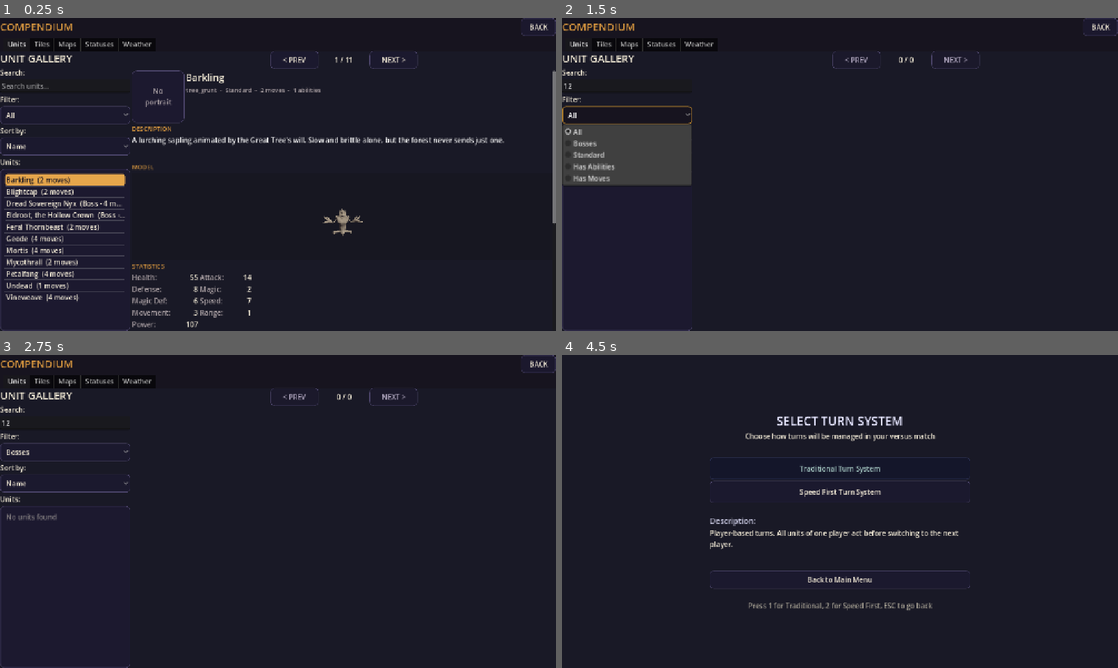
Above: before the commit, frames 1-4 (two rows, left to right).
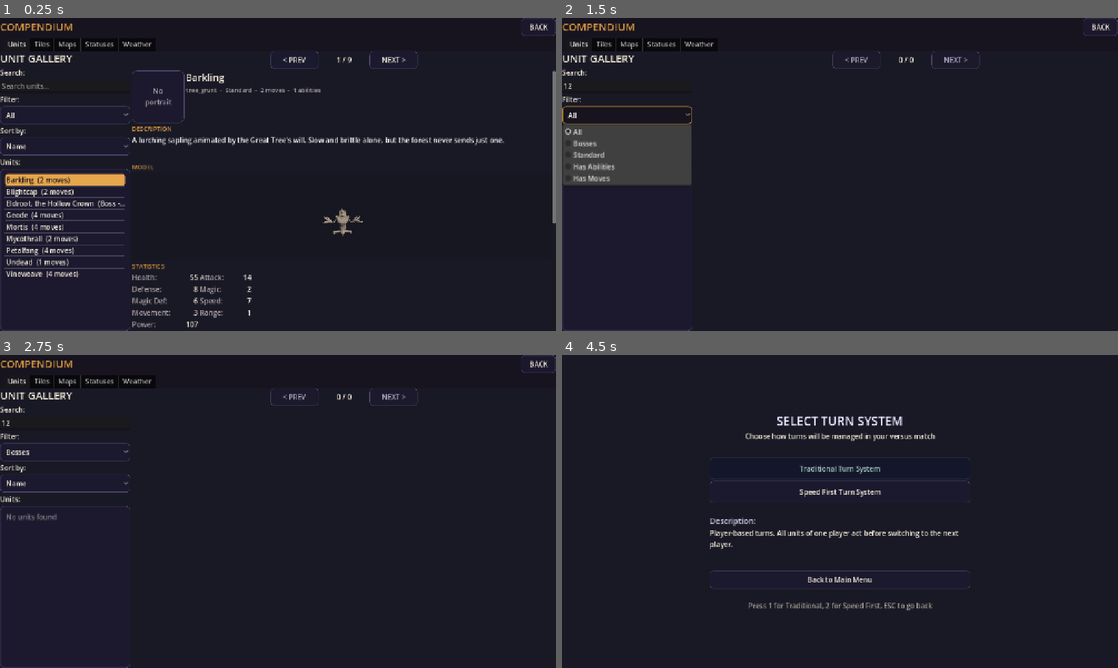
Above: after the commit, the same moments.

Repository: K-ennethA/Conquest
Game: Godot game, scene res://menus/Compendium.tscn
Same seed, same stepped clock (60 frames per second), same inputs: the game is played once before the commit and once after it. This scene is started directly instead of the project's main scene.
Inputs (mouse positions are in pixels of both pictures, inside the frame that each line leads up to):
- Up to frame 1 (0.25 s): no input
- Up to frame 2 (1.5 s): click (628, 86) at 0.52 s; type "12" at 0.6 s; click "All" at 1.25 s
- Up to frame 3 (2.75 s): click "Name" at 2 s
- Up to frame 4 (4.5 s): click "Bosses" at 2.75 s; click "BACK" at 3.5 s; click "Single Player" at 4.25 s

The runs differ from the first frame. In frame 1, 1.8% of the frame differs, in the area x 0-64%, y 12-91%; in frame 2, less than 0.1%; in frame 3, less than 0.1%; in frame 4, less than 0.1%.

Commit message:
feat(combat): two-mode moves (Prism Bulwark); drop fake/duplicate units
MOVE MODES -- a move can now change what it targets AND what it does based on the caster's
state. MoveResource gains an optional alt mode (alt_requires_status / alt_blocked_by_status
/ alt_targeting / alt_effects / alt_display_name) plus targeting_for(caster),
effects_for(caster) and display_name_for(caster). Leave alt_requires_status empty and a
move has exactly one mode, so every existing move resolves exactly as before.

The design keeps the blast radius small: can_target(), can_aim_at() and
effective_max_range() ALREADY receive the caster, so resolving the mode inside them gives
the targeting UI, the AI and the executor correct behaviour for free. Only the few places
that read move.targeting/.effects directly needed touching -- MoveExecutor (resolve +
apply), MoveContext (target gathering), and the player's aim/preview/eligibility paths.

PRISM BULWARK is now the two-mode move it should have been:
- Self-cast guard: takes half damage for 2 turns and stores every hit it absorbs.
- While the guard is up the release is BLOCKED (alt_blocked_by_status = prism_guard), so
  the first cast is always the guard.
- Once the guard drops and charges are stored, it arms as an ENEMY-targeted release of the
  stored damage ("Prism Bulwark: Reprisal"), reverting on its own when the charges expire.
Cooldown dropped 3 -> 2 so the release is actually reachable the turn it arms.

REMOVED FAKE / DUPLICATE UNITS:
- Dread Sovereign Nyx -- a test unit on a box mesh; its boss_model.tscn went with it
  (nothing else used it).
- Feral Thornbeast -- a duplicate of Petalfang. The arena's neutral camp now fields a
  plain petalfang, which is what it always visually was.
Both dropped from CharacterLibrary.KNOWN_IDS; thornbeast also removed from Character
Select's exclude list since the unit no longer exists.

Also: corrected the SpawnHazardEffect doc comment -- Forest Barrage is enemies-only
(affiliation ENEMY), NOT indiscriminate. The data was right, the comment was wrong.

Gate: import clean, GUT 604/607 (the 3 are the known collaborative-lobby failures) with 6
new move-mode tests covering guard -> armed -> revert and single-mode moves being
untouched, MainMenu boots clean.

Co-Authored-By: Claude Opus 4.8 <noreply@anthropic.com>

Diff:
--- a/game/arena/ArenaRoundBuilder.gd
+++ b/game/arena/ArenaRoundBuilder.gd
@@ -23,8 +23,9 @@
 ## Unit.take_damage), never counts toward the round win/loss (Player.is_neutral, honored
 ## in GameWorldManager's arena round-end), and rewards whoever lands the killing blow.
 const NEUTRAL_PLAYER_ID: int = 2
-## The showcase creature the camp fields (see game/characters/roster/feral_thornbeast.tres).
-const CAMP_CHARACTER_ID := "feral_thornbeast"
+## The creature the neutral camp fields -- a plain petalfang (the old feral_thornbeast was
+## a duplicate of it, so the camp just uses the real unit).
+const CAMP_CHARACTER_ID := "petalfang"
 ## The buff the killer receives, set on each camp unit's Unit.kill_reward at spawn.
 const CAMP_REWARD_PATH := "res://game/combat/status/empowered.tres"
 ## Units in the camp (task: 1-2). A small pack in the middle reads as a side objective.
--- a/game/characters/CharacterLibrary.gd
+++ b/game/characters/CharacterLibrary.gd
@@ -22,8 +22,6 @@
 	&"tree_grunt",
 	&"mycothrall",
 	&"eldroot",
-	&"feral_thornbeast",
-	&"dread_sovereign_nyx",
 ]
 
 ## id (StringName) -> CharacterResource. Shared across all callers for the
--- a/game/characters/models/boss_model.tscn
+++ /dev/null
@@ -1,19 +0,0 @@
-[gd_scene load_steps=3 format=3]
-
-[sub_resource type="StandardMaterial3D" id="StandardMaterial3D_boss"]
-albedo_color = Color(0.16, 0.1, 0.16, 1)
-metallic = 0.3
-roughness = 0.4
-emission_enabled = true
-emission = Color(0.5, 0.05, 0.1, 1)
-emission_energy_multiplier = 0.6
-
-[sub_resource type="BoxMesh" id="BoxMesh_boss"]
-material = SubResource("StandardMaterial3D_boss")
-size = Vector3(1.4, 2.6, 1.4)
-
-[node name="BossModel" type="Node3D"]
-
-[node name="MeshInstance3D" type="MeshInstance3D" parent="."]
-transform = Transform3D(1, 0, 0, 0, 1, 0, 0, 0, 1, 0, 1.3, 0)
-mesh = SubResource("BoxMesh_boss")
--- a/game/characters/roster/dread_sovereign_nyx.tres
+++ /dev/null
@@ -1,120 +0,0 @@
-[gd_resource type="Resource" script_class="CharacterResource" format=3]
-
-[ext_resource type="PackedScene" path="res://game/characters/models/boss_model.tscn" id="1_p5rp6"]
-[ext_resource type="Script" path="res://game/combat/MoveResource.gd" id="2_4mnfx"]
-[ext_resource type="Script" path="res://game/combat/effects/MoveEffect.gd" id="3_0j0u0"]
-[ext_resource type="Script" path="res://game/combat/effects/DamageEffect.gd" id="4_hfa04"]
-[ext_resource type="Script" path="res://game/combat/effects/KnockbackEffect.gd" id="5_bm0t1"]
-[ext_resource type="Script" path="res://game/combat/effects/TileTransformEffect.gd" id="6_tn6yq"]
-[ext_resource type="Script" path="res://game/combat/TargetingPattern.gd" id="7_uso2v"]
-[ext_resource type="Script" path="res://game/combat/effects/StatModifierEffect.gd" id="8_yigvr"]
-[ext_resource type="Script" path="res://game/characters/CharacterResource.gd" id="9_nalt2"]
-
-[sub_resource type="Resource" id="Resource_a43ix"]
-script = ExtResource("4_hfa04")
-power = 30
-scaling_stat = "magic"
-category = 1
-
-[sub_resource type="Resource" id="Resource_8dbli"]
-script = ExtResource("5_bm0t1")
-
-[sub_resource type="Resource" id="Resource_tpbpu"]
-script = ExtResource("6_tn6yq")
-tile_id = &"rubble"
-
-[sub_resource type="Resource" id="Resource_0lsv3"]
-script = ExtResource("7_uso2v")
-max_range = 2
-area_shape = 3
-area_size = 2
-
-[sub_resource type="Resource" id="Resource_vajnd"]
-script = ExtResource("2_4mnfx")
-move_id = &"crushing_quake"
-display_name = "Crushing Quake"
-description = "Slam the earth: heavy area damage that knocks enemies back and leaves rubble."
-element = &"earth"
-category = 1
-energy_cost = 4
-max_uses = 2
-targeting = SubResource("Resource_0lsv3")
-effects = Array[ExtResource("3_0j0u0")]([SubResource("Resource_a43ix"), SubResource("Resource_8dbli"), SubResource("Resource_tpbpu")])
-
-[sub_resource type="Resource" id="Resource_igvxp"]
-script = ExtResource("4_hfa04")
-power = 26
-scaling_stat = "magic"
-category = 1
-
-[sub_resource type="Resource" id="Resource_52rk3"]
-script = ExtResource("6_tn6yq")
-tile_id = &"scorched"
-
-[sub_resource type="Resource" id="Resource_6wkd2"]
-script = ExtResource("7_uso2v")
-max_range = 3
-area_shape = 3
-area_size = 1
-
-[sub_resource type="Resource" id="Resource_dlemm"]
-script = ExtResource("2_4mnfx")
-move_id = &"ember_storm"
-display_name = "Ember Storm"
-description = "Rain embers over an area, burning nearby enemies and scorching the ground."
-element = &"fire"
-category = 1
-energy_cost = 3
-targeting = SubResource("Resource_6wkd2")
-effects = Array[ExtResource("3_0j0u0")]([SubResource("Resource_igvxp"), SubResource("Resource_52rk3")])
-
-[sub_resource type="Resource" id="Resource_wb31u"]
-script = ExtResource("4_hfa04")
-power = 22
-
-[sub_resource type="Resource" id="Resource_8tjot"]
-script = ExtResource("7_uso2v")
-
-[sub_resource type="Resource" id="Resource_42w0f"]
-script = ExtResource("2_4mnfx")
-move_id = &"cleave"
-display_name = "Cleave"
-description = "A heavy adjacent swing. Deal physical damage to one enemy."
-targeting = SubResource("Resource_8tjot")
-effects = Array[ExtResource("3_0j0u0")]([SubResource("Resource_wb31u")])
-
-[sub_resource type="Resource" id="Resource_okvdj"]
-script = ExtResource("8_yigvr")
-stat_name = "defense"
-amount = -8
-duration = 2
-
-[sub_resource type="Resource" id="Resource_0ywsv"]
-script = ExtResource("7_uso2v")
-max_range = 2
-
-[sub_resource type="Resource" id="Resource_j5bdu"]
-script = ExtResource("2_4mnfx")
-move_id = &"sunder_guard"
-display_name = "Sunder Guard"
-description = "Batter an enemy's armor, lowering its defense for a short time."
-targeting = SubResource("Resource_0ywsv")
-effects = Array[ExtResource("3_0j0u0")]([SubResource("Resource_okvdj")])
-
-[resource]
-script = ExtResource("9_nalt2")
-character_id = &"dread_sovereign_nyx"
-element = &"dark"
-display_name = "Dread Sovereign Nyx"
-description = "A towering warlord whose quakes scatter entire formations."
-model_scene = ExtResource("1_p5rp6")
-base_health = 320
-base_attack = 40
-base_defense = 26
-base_magic = 30
-base_magic_defense = 24
-base_speed = 14
-base_movement = 4
-attack_range = 2
-is_boss = true
-moveset = Array[ExtResource("2_4mnfx")]([SubResource("Resource_vajnd"), SubResource("Resource_dlemm"), SubResource("Resource_42w0f"), SubResource("Resource_j5bdu")])
--- a/game/characters/roster/feral_thornbeast.tres
+++ /dev/null
@@ -1,29 +0,0 @@
-[gd_resource type="Resource" script_class="CharacterResource" format=3]
-
-[ext_resource type="Script" path="res://game/characters/CharacterResource.gd" id="1_char"]
-[ext_resource type="PackedScene" path="res://game/characters/models/forest/petalfang.glb" id="2_model"]
-[ext_resource type="Script" path="res://game/combat/MoveResource.gd" id="3_mvres"]
-[ext_resource type="Resource" path="res://game/combat/moves/tree_bash.tres" id="4_bash"]
-[ext_resource type="Resource" path="res://game/combat/moves/thorn_spit.tres" id="5_thorn"]
-
-[resource]
-script = ExtResource("1_char")
-character_id = &"feral_thornbeast"
-element = &"nature"
-display_name = "Feral Thornbeast"
-description = "A wild, briar-matted beast that has claimed this ground as its own. It pays the two warring sides no mind -- until something is fool enough to strike it. Whoever fells the beast tears loose its thorned heart and fights the harder for it."
-model_scene = ExtResource("2_model")
-base_health = 64
-base_attack = 16
-base_defense = 9
-base_magic = 8
-base_magic_defense = 9
-base_speed = 9
-base_movement = 3
-attack_range = 1
-model_yaw_deg = 180.0
-model_scale = 1.0
-default_ai_stance = ""
-default_aggro_range = 0
-default_leash_radius = 3
-moveset = Array[ExtResource("3_mvres")]([ExtResource("4_bash"), ExtResource("5_thorn")])
--- a/game/combat/MoveContext.gd
+++ b/game/combat/MoveContext.gd
@@ -138,7 +138,12 @@
 	# ENEMY-targeted move (the hijacked unit's own attack) actually LANDS on its allies
 	# rather than gathering nobody. Gated on the caster reporting is_controlled(), so a
 	# normal caster resolves exactly as before.
-	var kind: int = move.targeting.target_kind
+	# Mode-aware: a two-mode move (Prism Bulwark) targets SELF or ENEMY depending on the
+	# caster's state, so gathering must read the pattern that is actually in force.
+	var pattern: TargetingPattern = move.targeting_for(caster)
+	if pattern == null:
+		return false
+	var kind: int = pattern.target_kind
 	if caster != null and caster.has_method("is_controlled") and caster.is_controlled():
 		kind = _invert_allegiance(kind)
 	return CombatTypes.unit_matches_target_kind(kind, caster, unit, board)
--- a/game/combat/MoveExecutor.gd
+++ b/game/combat/MoveExecutor.gd
@@ -30,11 +30,16 @@
 	if not move.can_target(origin, aim_cell, caster, board):
 		return _fail("invalid_target_cell")
 
-	var cells := move.targeting.resolve_cells(origin, aim_cell)
+	# Mode-aware: a two-mode move resolves the pattern AND the effect list that its
+	# caster's current state puts in force (single-mode moves return their only pair).
+	var pattern := move.targeting_for(caster)
+	if pattern == null:
+		return _fail("no_targeting")
+	var cells := pattern.resolve_cells(origin, aim_cell)
 	var ctx := MoveContext.new(caster, board, move, aim_cell, cells)
 	ctx.rng = rng  # null -> MoveContext lazily makes a randomized one
 
-	for effect in move.effects:
+	for effect in move.effects_for(caster):
 		if effect:
 			effect.apply(ctx)
 
@@ -67,7 +72,8 @@
 		var evasion := float(_stat(target, "evasion")) + float(TerrainStats.bonus_for(target, "evasion"))
 		hit_pct = clampf(move.accuracy * 100.0 - evasion, 0.0, 100.0)
 		crit_pct = clampf(move.crit_chance * 100.0 + float(_stat(caster, "crit")), 0.0, 100.0)
-		for effect in move.effects:
+		# Mode-aware, so the forecast previews the mode that would actually resolve.
+		for effect in move.effects_for(caster):
 			if effect is DamageEffect:
 				dmg += _preview_damage(effect, move, caster, target, board)
 	var hp := _hp(target)
--- a/game/combat/MoveResource.gd
+++ b/game/combat/MoveResource.gd
@@ -36,9 +36,75 @@
 @export var targeting: TargetingPattern
 @export var effects: Array[MoveEffect] = []
 
+@export_group("Alternate mode")
+## OPTIONAL SECOND MODE. While the caster holds [member alt_requires_status] -- and does
+## NOT hold [member alt_blocked_by_status] -- this move swaps to [member alt_targeting] +
+## [member alt_effects]. One move that changes WHAT IT TARGETS and WHAT IT DOES based on
+## the caster's own state, instead of two moves eating two slots.
+##
+## Geode's Prism Bulwark is the case this exists for: normally a SELF-cast guard, but once
+## it has absorbed hits and the guard has dropped it becomes an ENEMY-targeted release of
+## the stored retaliation -- and reverts to the guard on its own when the charges expire.
+##
+## Leave [member alt_requires_status] empty (the default) and a move has exactly ONE mode,
+## so every move authored before this resolves exactly as it always did.
+@export var alt_requires_status: StringName = &""
+@export var alt_blocked_by_status: StringName = &""
+## Name shown while in alt mode (empty = keep [member display_name]).
+@export var alt_display_name: String = ""
+@export var alt_targeting: TargetingPattern
+@export var alt_effects: Array[MoveEffect] = []
+
 
 func is_valid() -> bool:
 	return targeting != null and not effects.is_empty()
+
+
+## True while [param caster]'s current state puts this move in its ALTERNATE mode.
+## Always false for a single-mode move, a null caster, or an unauthored alt pattern.
+func is_alt_mode(caster = null) -> bool:
+	if alt_requires_status == &"" or alt_targeting == null:
+		return false
+	if not _caster_has_status(caster, alt_requires_status):
+		return false
+	if alt_blocked_by_status != &"" and _caster_has_status(caster, alt_blocked_by_status):
+		return false
+	return true
+
+
+## The pattern this move targets with FOR [param caster]. Every range / legality / preview
+## question routes through here, so the UI, the AI and the executor all agree on the mode.
+func targeting_for(caster = null) -> TargetingPattern:
+	if is_alt_mode(caster):
+		return alt_targeting
+	return targeting
+
+
+## The effects this move resolves FOR [param caster].
+func effects_for(caster = null) -> Array:
+	if is_alt_mode(caster):
+		return alt_effects
+	return effects
+
+
+## Display name for [param caster], so the HUD can name the armed mode differently.
+func display_name_for(caster = null) -> String:
+	if is_alt_mode(caster) and alt_display_name != "":
+		return alt_display_name
+	return display_name
+
+
+## Duck-typed, null-safe status probe (mocks / legacy units simply report false).
+static func _caster_has_status(unit, id: StringName) -> bool:
+	if unit == null or id == &"":
+		return false
+	if unit.has_method("has_status"):
+		return bool(unit.has_status(id))
+	if unit.has_method("get_status_controller"):
+		var controller = unit.get_status_controller()
+		if controller != null and controller.has_method("has_status"):
+			return bool(controller.has_status(id))
+	return false
 
 
 ## Extra reach [param caster] currently grants to EVERY move it uses, read from
@@ -61,9 +127,10 @@
 ## the player's targetable-cell highlight in [UnitActionsPanel], and the AI's
 ## reachability tests in [BotController]) so they cannot drift apart.
 func effective_max_range(caster = null) -> int:
-	if targeting == null:
+	var pattern := targeting_for(caster)
+	if pattern == null:
 		return 0
-	return targeting.effective_max_range(range_bonus_of(caster))
+	return pattern.effective_max_range(range_bonus_of(caster))
 
 
 ## True if a caster on [param origin] may legally aim this move at [param aim].
@@ -71,7 +138,8 @@
 ## [param caster] is optional and trailing: omitted, this resolves exactly as it
 ## always has (no bonus). Pass the acting unit to honour its range bonus.
 func can_aim_at(origin: Vector2i, aim: Vector2i, caster = null) -> bool:
-	return targeting != null and targeting.in_range(origin, aim, range_bonus_of(caster))
+	var pattern := targeting_for(caster)
+	return pattern != null and pattern.in_range(origin, aim, range_bonus_of(caster))
 
 
 ## The FULL legality test: [method can_aim_at]'s range answer PLUS the pattern's
@@ -84,9 +152,10 @@
 ## actually be used here?" and is what [MoveExecutor] validates with. A null board,
 ## or a pattern declaring no board constraints, makes the two identical.
 func can_target(origin: Vector2i, aim: Vector2i, caster = null, board = null) -> bool:
-	if targeting == null:
+	var pattern := targeting_for(caster)
+	if pattern == null:
 		return false
-	return targeting.is_aim_allowed(origin, aim, caster, board, range_bonus_of(caster))
+	return pattern.is_aim_allowed(origin, aim, caster, board, range_bonus_of(caster))
 
 
 ## Build a full description for tooltips: the authored flavor text FOLLOWED BY a
--- a/game/combat/effects/SpawnHazardEffect.gd
+++ b/game/combat/effects/SpawnHazardEffect.gd
@@ -20,10 +20,11 @@
 @export var scale: float = 0.5
 @export var category: CombatTypes.DamageCategory = CombatTypes.DamageCategory.PHYSICAL
 
-## Who the crawling band damages, relative to the CASTER. ENEMY (the safe default)
-## makes a generic hazard hit only the caster's foes; ANY_UNIT makes it
-## indiscriminate (Forest Barrage); ALLY could drive a friendly effect. Evaluated
-## through the same [enum CombatTypes.TargetKind] instant moves use.
+## Who the crawling band damages, relative to the CASTER. ENEMY (the default, and what
+## Forest Barrage uses) makes the hazard hit only the caster's foes -- it is NOT
+## indiscriminate; ANY_UNIT would make a hazard hit everyone it crosses, and ALLY could
+## drive a friendly effect. Evaluated through the same [enum CombatTypes.TargetKind]
+## instant moves use.
 @export var affiliation: CombatTypes.TargetKind = CombatTypes.TargetKind.ENEMY
 
 ## Lane width in cells (perpendicular to travel). Odd values center on the aim line;
--- a/game/combat/moves/prism_bulwark.tres
+++ b/game/combat/moves/prism_bulwark.tres
@@ -7,7 +7,22 @@
 [ext_resource type="Script" path="res://game/combat/TargetingPattern.gd" id="5_targp"]
 [ext_resource type="Resource" path="res://game/combat/status/prism_guard.tres" id="6_prismguard"]
 
-[sub_resource type="Resource" id="Resource_pb_dmg"]
+[sub_resource type="Resource" id="Resource_pb_guard"]
+script = ExtResource("3_applystatus")
+condition = ExtResource("6_prismguard")
+chance = 1.0
+to_caster = true
+
+[sub_resource type="Resource" id="Resource_pb_tgt_self"]
+script = ExtResource("5_targp")
+target_kind = 0
+min_range = 0
+max_range = 0
+area_shape = 0
+area_size = 0
+affects_caster_tile = true
+
+[sub_resource type="Resource" id="Resource_pb_release"]
 script = ExtResource("2_stackdmg")
 base_power = 8
 power_per_stack = 6
@@ -16,17 +31,11 @@
 scale = 0.5
 category = 0
 
-[sub_resource type="Resource" id="Resource_pb_guard"]
-script = ExtResource("3_applystatus")
-condition = ExtResource("6_prismguard")
-chance = 1.0
-to_caster = true
-
-[sub_resource type="Resource" id="Resource_pb_tgt"]
+[sub_resource type="Resource" id="Resource_pb_tgt_enemy"]
 script = ExtResource("5_targp")
 target_kind = 2
 min_range = 1
-max_range = 1
+max_range = 2
 area_shape = 0
 area_size = 0
 affects_caster_tile = false
@@ -35,13 +44,18 @@
 script = ExtResource("4_mvres")
 move_id = &"prism_bulwark"
 display_name = "Prism Bulwark"
-description = "Spends stored reprisal charges for bonus damage; halves damage taken for 2 turns."
+description = "Self-cast guard: takes half damage for 2 turns and stores every hit. Once the guard drops, it becomes an enemy-targeted release of the stored damage -- spend it before the charges fade or it reverts to the guard."
 category = 0
 element = &"earth"
 energy_cost = 0
 max_uses = -1
-cooldown = 3
+cooldown = 2
 accuracy = 1.0
 crit_chance = 0.0
-targeting = SubResource("Resource_pb_tgt")
-effects = Array[ExtResource("1_moveeffect")]([SubResource("Resource_pb_dmg"), SubResource("Resource_pb_guard")])
+targeting = SubResource("Resource_pb_tgt_self")
+effects = Array[ExtResource("1_moveeffect")]([SubResource("Resource_pb_guard")])
+alt_requires_status = &"reprisal_charge"
+alt_blocked_by_status = &"prism_guard"
+alt_display_name = "Prism Bulwark: Reprisal"
+alt_targeting = SubResource("Resource_pb_tgt_enemy")
+alt_effects = Array[ExtResource("1_moveeffect")]([SubResource("Resource_pb_release")])
--- a/game/ui/panels/UnitActionsPanel.gd
+++ b/game/ui/panels/UnitActionsPanel.gd
@@ -1805,7 +1805,7 @@
 		return  # stay in targeting mode
 
 	# Preview the full area footprint this aim would affect.
-	var area_cells := move.targeting.resolve_cells(origin, aim)
+	var area_cells := move.targeting_for(selected_unit).resolve_cells(origin, aim)
 	GameEvents.aoe_preview_calculated.emit(_cells_to_grid_vec3(area_cells))
 
 	# Unit-target moves (ENEMY / ALLY / ANY_UNIT) require an eligible occupant at
@@ -2004,7 +2004,7 @@
 
 	# Every cell this aim's pattern would strike, then each enemy standing on one.
 	var previews: Dictionary = {}
-	for cell in move.targeting.resolve_cells(origin, aim):
+	for cell in move.targeting_for(selected_unit).resolve_cells(origin, aim):
 		for occupant in board.units_at(cell):
 			if occupant == null or occupant == selected_unit or previews.has(occupant):
 				continue
@@ -2070,14 +2070,15 @@
 
 func _move_requires_unit_target(move: MoveResource) -> bool:
 	"""True when the move must be aimed at an occupied cell (unit-target kinds)."""
-	if move == null or move.targeting == null:
+	if move == null or move.targeting_for(selected_unit) == null:
 		return false
+	var pattern := move.targeting_for(selected_unit)
 	# A pattern that demands an EMPTY landing cell (a leap/dash) is aimed at GROUND,
 	# not at a unit -- its TargetKind only picks out which units the effects then
 	# hit. Gating it on an occupant would make it impossible to aim.
-	if move.targeting.requires_empty_cell:
+	if pattern.requires_empty_cell:
 		return false
-	match move.targeting.target_kind:
+	match pattern.target_kind:
 		CombatTypes.TargetKind.ENEMY, CombatTypes.TargetKind.ALLY, CombatTypes.TargetKind.ANY_UNIT:
 			return true
 		_:
@@ -2090,7 +2091,7 @@
 	if occupants.is_empty():
 		return false
 
-	var kind = move.targeting.target_kind
+	var kind = move.targeting_for(selected_unit).target_kind
 	for occupant in occupants:
 		if occupant == null:
 			continue
@@ -2100,7 +2101,7 @@
 					return true
 			CombatTypes.TargetKind.ALLY:
 				if occupant == selected_unit:
-					if move.targeting.affects_caster_tile:
+					if move.targeting_for(selected_unit).affects_caster_tile:
 						return true
 				elif board.are_allies(selected_unit, occupant):
 					return true
--- a/menus/CharacterSelect.gd
+++ b/menus/CharacterSelect.gd
@@ -25,7 +25,7 @@
 
 # Characters excluded from the pickable roster regardless of is_boss: the neutral
 # beast and the summon-only undead body are never player squad picks.
-const EXCLUDED_IDS := ["feral_thornbeast", "undead"]
+const EXCLUDED_IDS := ["undead"]
 
 # --- Warm palette (ConquestTheme with hardcoded fallbacks so a missing constant
 # can never crash the screen; mirrors ArenaSetupScreen). ----------------------
--- /dev/null
+++ b/tests/unit/test_move_modes.gd
@@ -0,0 +1,72 @@
+extends GutTest
+
+## Two-mode moves: a move can swap its targeting AND effects based on the caster's state.
+## Geode's Prism Bulwark is the case: a SELF guard normally, an ENEMY-targeted release of
+## the stored retaliation once it has charges and the guard has dropped.
+
+class MockCaster:
+	var statuses: Array = []
+	func _init(p: Array = []) -> void:
+		statuses = p
+	func has_status(id: StringName) -> bool:
+		return id in statuses
+
+
+func _bulwark() -> MoveResource:
+	return load("res://game/combat/moves/prism_bulwark.tres")
+
+
+func test_defaults_to_the_self_cast_guard():
+	var move := _bulwark()
+	var fresh := MockCaster.new([])
+	assert_false(move.is_alt_mode(fresh), "with no charges it is the plain guard")
+	assert_eq(move.targeting_for(fresh).target_kind, CombatTypes.TargetKind.SELF,
+		"the guard is self-cast")
+
+func test_while_guarding_it_stays_self_cast():
+	var move := _bulwark()
+	# Mid-guard the unit already holds charges, but the release must NOT be offered yet.
+	var guarding := MockCaster.new([&"prism_guard", &"reprisal_charge"])
+	assert_false(move.is_alt_mode(guarding), "the release is blocked while the guard is up")
+	assert_eq(move.targeting_for(guarding).target_kind, CombatTypes.TargetKind.SELF,
+		"still self-cast while guarding")
+
+func test_arms_into_an_enemy_release_once_the_guard_drops():
+	var move := _bulwark()
+	var armed := MockCaster.new([&"reprisal_charge"])
+	assert_true(move.is_alt_mode(armed), "guard gone + charges stored -> release is armed")
+	assert_eq(move.targeting_for(armed).target_kind, CombatTypes.TargetKind.ENEMY,
+		"the armed release is aimed at an enemy")
+	assert_gt(move.effective_max_range(armed), 0, "the armed release has reach")
+	assert_eq(move.display_name_for(armed), "Prism Bulwark: Reprisal",
+		"the HUD names the armed mode differently")
+
+func test_reverts_to_self_cast_when_the_charges_expire():
+	var move := _bulwark()
+	var spent := MockCaster.new([])  # charges gone (spent or expired)
+	assert_false(move.is_alt_mode(spent), "no charges -> back to the guard")
+	assert_eq(move.targeting_for(spent).target_kind, CombatTypes.TargetKind.SELF,
+		"reverts to self-cast")
+
+func test_each_mode_carries_its_own_effects():
+	var move := _bulwark()
+	var guard_effects: Array = move.effects_for(MockCaster.new([]))
+	var release_effects: Array = move.effects_for(MockCaster.new([&"reprisal_charge"]))
+	assert_ne(guard_effects, release_effects, "the two modes resolve different effects")
+	var guard_has_status := false
+	for e in guard_effects:
+		if e is ApplyStatusEffect:
+			guard_has_status = true
+	assert_true(guard_has_status, "the guard mode applies its damage-reduction status")
+	var release_has_damage := false
+	for e in release_effects:
+		if e is StackConsumeDamageEffect:
+			release_has_damage = true
+	assert_true(release_has_damage, "the armed mode spends the stored charges as damage")
+
+func test_single_mode_moves_are_unaffected():
+	var plain: MoveResource = load("res://game/combat/moves/wither_bolt.tres")
+	var anyone := MockCaster.new([&"reprisal_charge", &"prism_guard"])
+	assert_false(plain.is_alt_mode(anyone), "a move with no alt mode never switches")
+	assert_eq(plain.targeting_for(anyone), plain.targeting, "it always uses its one pattern")
+	assert_eq(plain.effects_for(anyone), plain.effects, "and its one effect list")
Not shown, changed: CONQUEST.md
